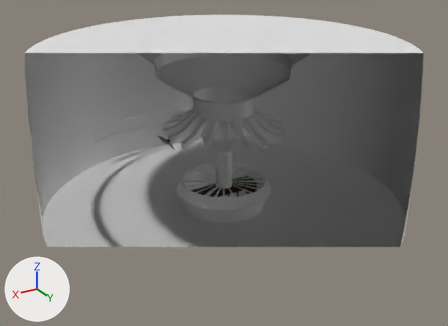
Before and after pictures for a commit that changed the FBX model Assets/World/Models/Room.fbx.
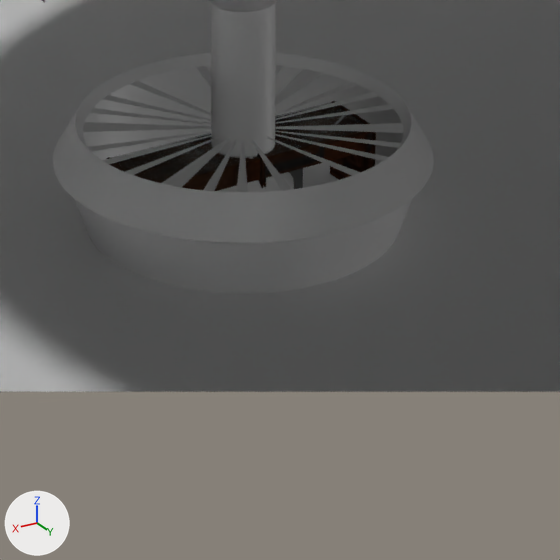
Old and new are each drawn whole from a camera (50 mm lens) standing at (13.64, 22.73, 13.48) and looking at (0.29, 0.49, 2.36) and again close up on the part from 37% to 68% of the width and 46% to 89% of the height. Arrows for +X, +Y and +Z are at lower left; the lights stay in place. Everything nearer to the camera than a plane just in front of the edit is cut away. Where no turn or scale is listed for an object, it has been applied to the vertices. Vertices at the same position are counted once.

In view in the first close-up: 'BezierCurve', 'CircleGlass', 'MiddleColumn', 'RoomFloor', 'Table'.
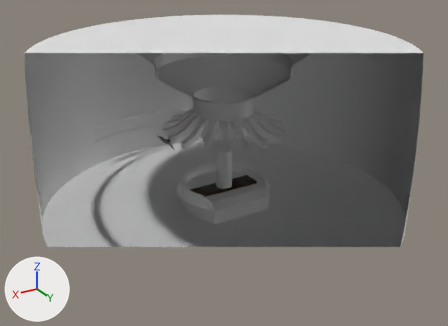
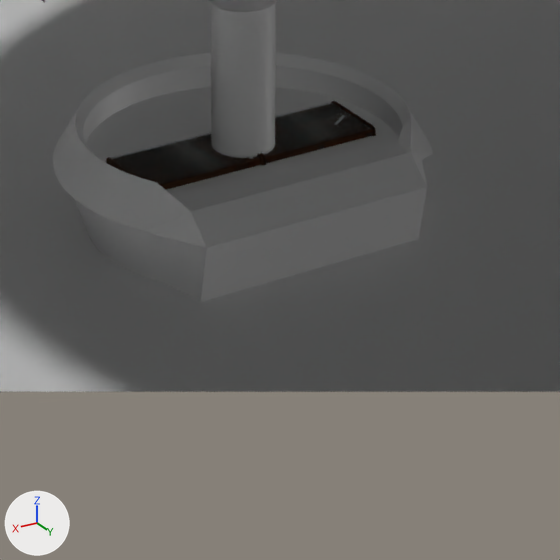
The edits, one by one:
me_beziercurve is used by ob_beziercurve; location (0.0, 0.0, 0.0).
me_beziercurve had 300 vertices, 300 faces and spanned x -2.23..2.23, y -2.23..2.23, z 0.0..1.3.
me_beziercurve now has 217 vertices, 219 faces and spans x -2.23..2.23, y -2.23..1.66, z 0.0..1.3.
Part 3, on me_beziercurve:
91 vertices are removed from x -1.8..1.8, y 1.1..2.23, z 0.0..1.3.
98 faces are deleted.
4 vertices move from x -1.69..1.69, y 1.1..1.23, z 0.0..0.74 to x -1.46..1.46, y 1.52..1.66, z 0.0..0.74.
8 vertices are added at x -1.46..1.46, y 0.99..1.32, z 0.0..1.04.
17 new faces join them.
me_cylinder_011 is used by ob_circleglass; location (0.0, 0.0, 0.0).
me_cylinder_011 had 176 vertices, 26 faces and spanned x -1.89..1.89, y -1.9..1.9, z 1.18.
me_cylinder_011 now has 178 vertices, 86 faces and spans x -1.89..1.89, y -1.9..1.0, z 0.89.
me_cylinder_011 part 1: 22 loose pieces with 100 vertices, spanning x -1.89..1.89, y -1.85..1.85, z 1.18, are deleted.
me_cylinder_011 part 2: 71 vertices removed from x -1.88..1.88, y -1.9..1.77, z 1.18; 178 vertices added at x -1.89..1.89, y -1.9..1.0, z 0.89.

Where the change shows, as pixel boxes [x1, y1, x2, y2] in the close-ups (560 x 560 px):
'BezierCurve', reshaped: before [53, 53, 434, 293]; after [53, 53, 433, 302]
'CircleGlass', reshaped (10% shorter): before [83, 65, 404, 192]; after [86, 87, 399, 201]
part 1 of me_cylinder_011, deleted: before [83, 65, 404, 192]
part 2 of me_cylinder_011, built on: after [86, 94, 399, 201]
part 3 of me_beziercurve, cut back: before [145, 117, 434, 293]; after [145, 117, 433, 302]
